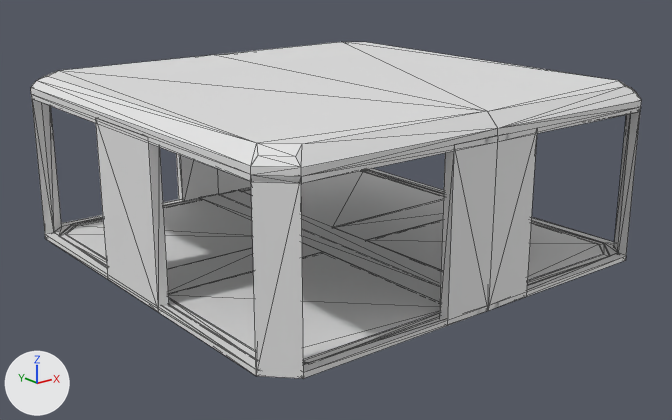
Two versions of the glTF model SpaceHorrorGame/assets/Room_Frames/Mess_Hall.gltf, one commit apart.
The view is the same before and after, from a camera (50 mm lens) standing at (-22.79, -29.02, 12.79) and looking at (-0.09, -0.66, 1.45). The axes (+X, +Y, +Z) are drawn at lower left. The lights are the same throughout. Mesh edges are drawn as thin lines.

Objects in the first picture: 'Room_Base_Frame_16x16', 'Room_Ceiling_16x16', 'Room_Floor_16x16', 'Room_Floor_Middle_16x16', 'Room_Floor_Trim_16x16', 'Room_Frame_Divider_x_axis', 'Room_Frame_Divider_y_axis'.
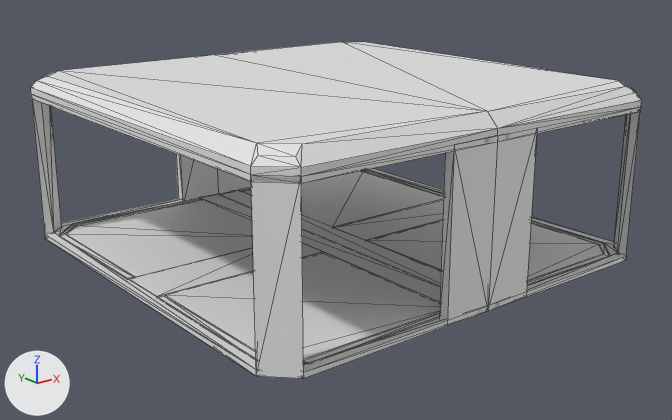
What differs and where, as boxes [x1, y1, x2, y2] in the pictures (672 x 420 px):
'Room_Frame_Divider_x_axis', deleted
    before: [96, 123, 169, 307]

The edits, one by one:
Object 'Room_Frame_Divider_x_axis' (ob_room_frame_divider_x_axis) is deleted.
